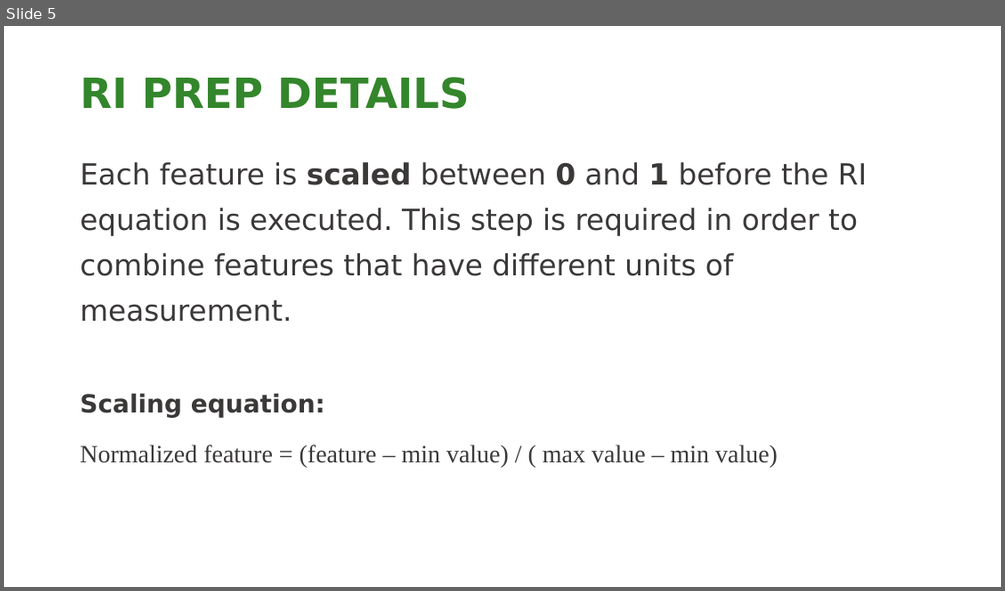
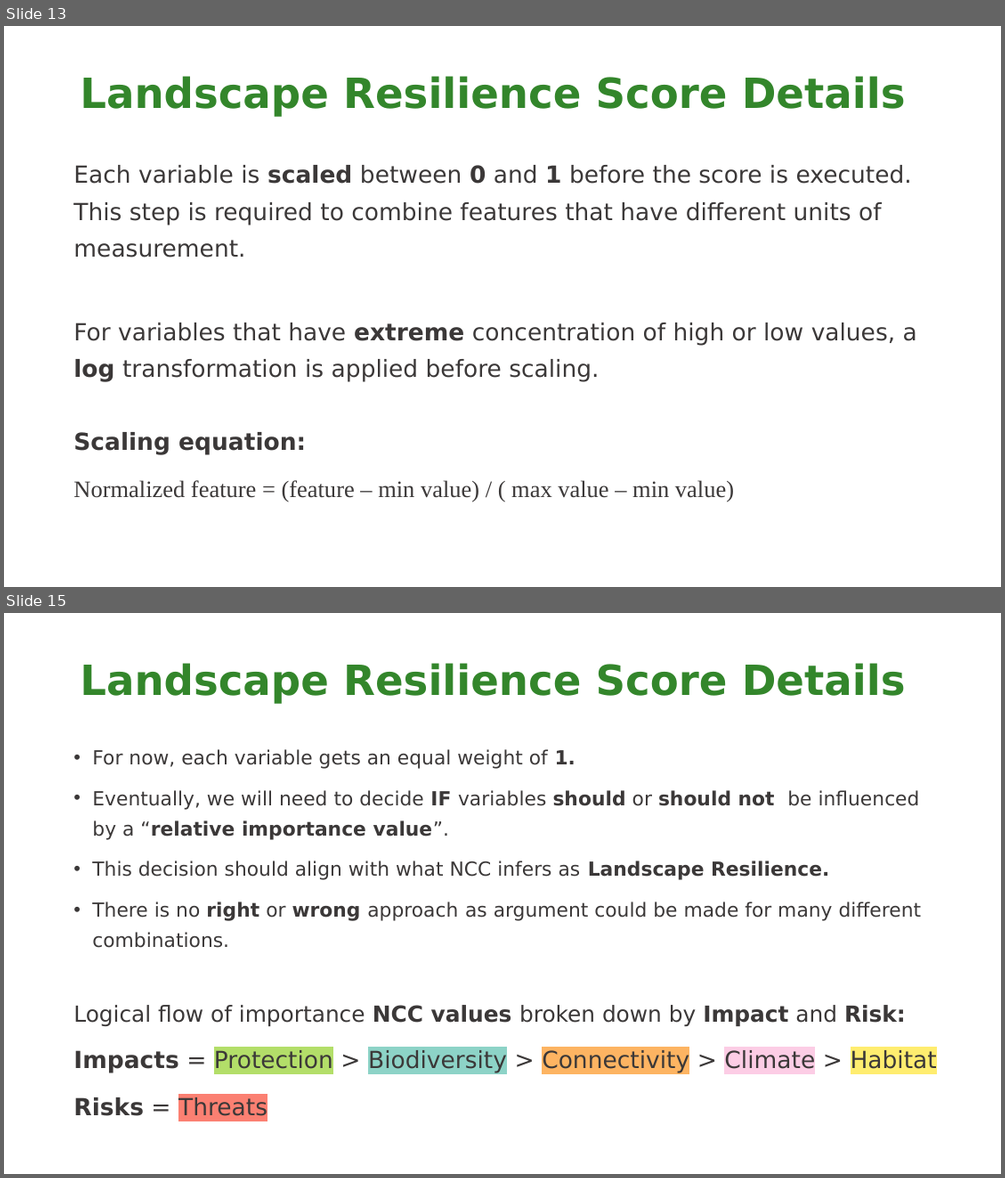
Before and after one commit to NCC-CNC/RI-proto, a slide deck: www/RI_GUIDE.pptx. Shown one above the other, each under a label of ours: slide 5 before the commit, slides 13 and 15 after it; the slides between them are not shown. The pictures are 1005x591 and 1005x1178 pixels, drawn with LibreOffice and Linux fonts; fonts in the diff are those of the drawing; background and template pictures are left out. Boxes give left, top, right and bottom in pixels: in the first picture for what was removed or moved away, otherwise in the second. Text is boxed around its words. In the diff, an @@ line names an element or a change of style, - is before the commit and + after.

Commit message:
REBRAND- Landscape Resilience

```diff
--- a/www/RI_GUIDE.pptx
+++ b/www/RI_GUIDE.pptx
@@ slide 15 added at bbox=[4, 613, 1001, 1174], background picture (left out) @@
@@ title added at bbox=[80, 663, 906, 704], 30 pt, text #33862B, bold @@
+Landscape Resilience Score Details
@@ text added at bbox=[73, 749, 937, 1116], 14 pt, text #3B3838 @@
+• For now, each variable gets an equal weight of 1.
+• Eventually, we will need to decide IF variables should or should not be influenced by a “relative importance value”.
+• This decision should align with what NCC infers as Landscape Resilience.
+• There is no right or wrong approach as argument could be made for many different combinations.
+Logical flow of importance NCC values broken down by Impact and Risk:
+Impacts = Protection > Biodiversity > Connectivity > Climate > Habitat
+Risks = Threats
@@ what was slide 5 is now slide 13 @@
@@ slide 13 changed as well @@
@@ title at bbox=[80, 76, 906, 117]: text changed @@
-RI PREP DETAILS
+Landscape Resilience Score Details
@@ text "Each variable is scaled between ...": place and size @@
-text "Each variable is scaled between ..." at bbox=[80, 162, 866, 467]
+text "Each variable is scaled between ..." at bbox=[73, 165, 917, 502]
@@ text at bbox=[73, 165, 917, 382]: text changed; size 21 to 17 pt @@
-Each feature is scaled between 0 and 1 before the RI equation is executed. This step is required in order to combine features that have different units of measurement.
+Each variable is scaled between 0 and 1 before the score is executed. This step is required to combine features that have different units of measurement.
+For variables that have extreme concentration of high or low values, a log transformation is applied before scaling.
@@ text at bbox=[73, 432, 734, 502]: size 18 to 17 pt in "Scaling equation:", "Normalized feature = (feature – min value) ..." @@
```
Also in this commit, not shown: 4 other slides changed, 14 other slides added, 4 slides removed, 9 other files.
